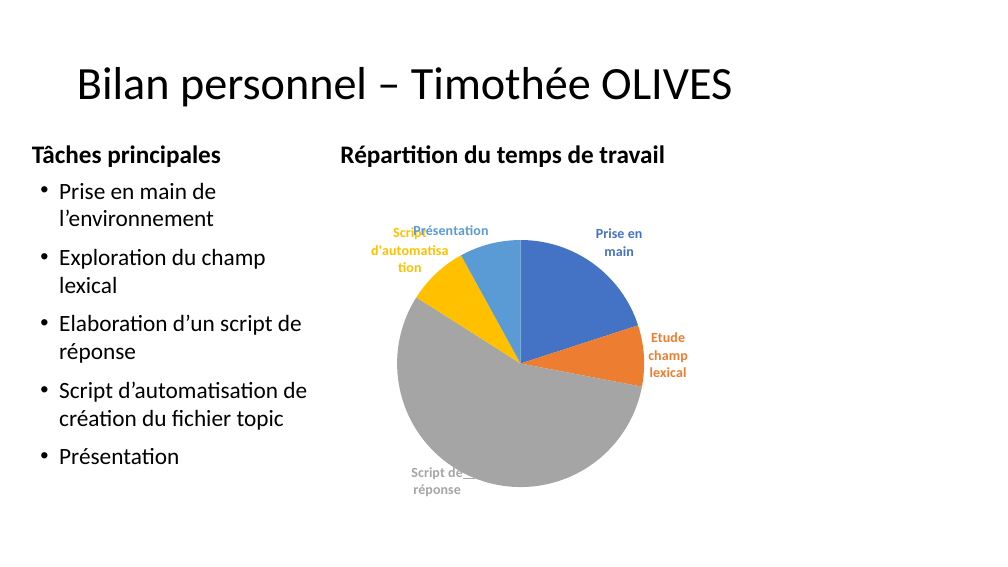
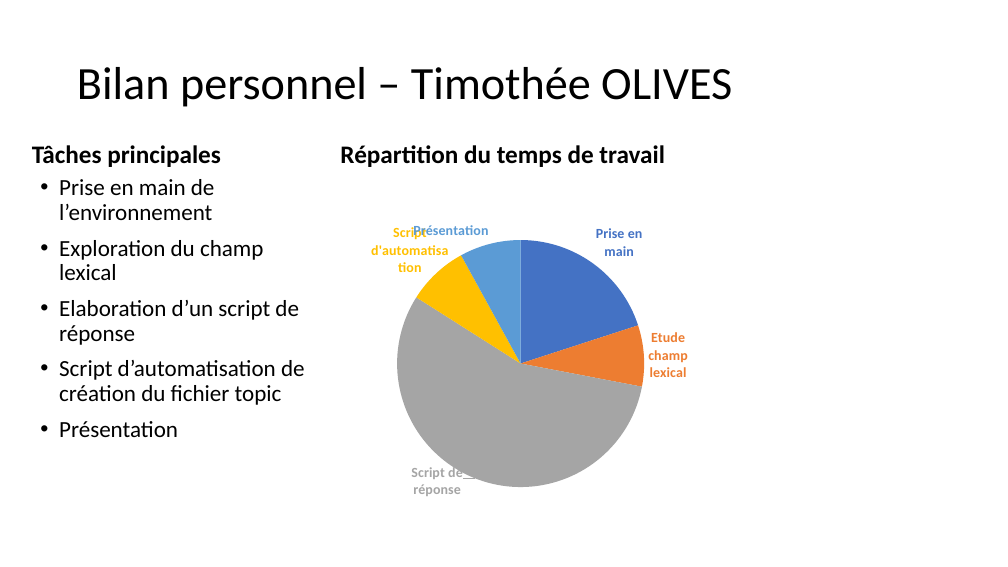
Before and after one commit to PorteAntoine/IHM_PEPPER_CPE2017, a slide deck: slide 25 of Rapport/Diapo_ihm_pepper.pptx. Drawn at 1008x567 pixels with LibreOffice and Linux fonts; fonts in the diff are those of the drawing; background and template pictures are left out. Boxes give left, top, right and bottom in pixels: in the first picture for what was removed or moved away, otherwise in the second. Text is boxed around its words. In the diff, an @@ line names an element or a change of style, - is before the commit and + after.

```diff
--- a/Rapport/Diapo_ihm_pepper.pptx
+++ b/Rapport/Diapo_ihm_pepper.pptx
@@ text "Prise en main de l’environnement" at (59,179,305,437): size 22.2 to 22 pt; line spacing 1 to 0.9 @@
```
Also in this commit, not shown: 6 other slides changed.
